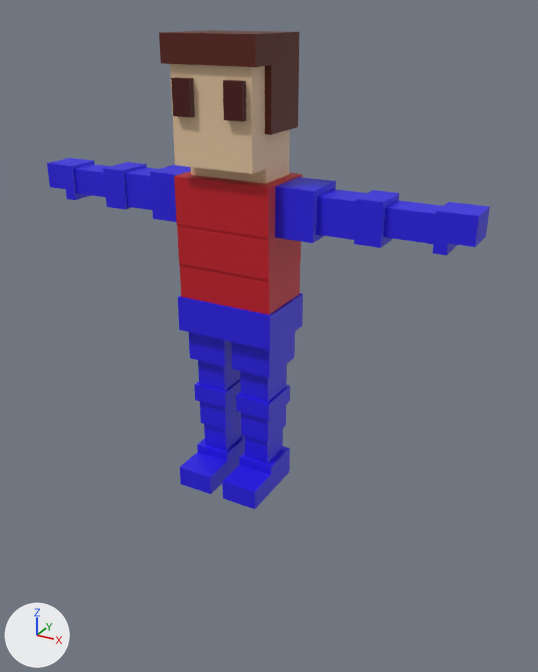
The Blender file Pre/3D/Scenes/Character_V2.blend: old version first, new version second.
One viewpoint serves both versions: a 50 mm camera at (10.51, -17.47, 13.72) aimed at (1.21, -0.55, 5.27). The axes (+X, +Y, +Z) are drawn at lower left. The lights are the same throughout.

The first picture shows 'Body.004', 'Hair.004', 'Hip.004', 'LArm.028', 'LArm.029', 'LArm.030', 'LFoot.007', 'LFoot.008', 'LHand', 'LLeg.044', 'LSholder.007', 'Skin.002'.
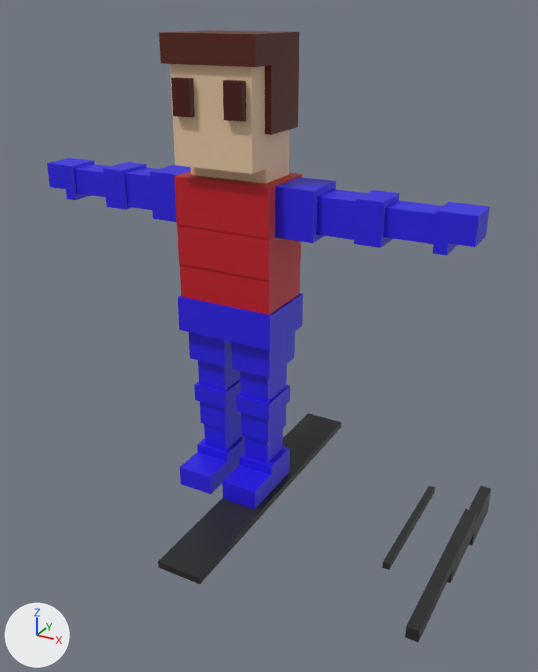
What changed in the scene script:
```text
Add mat_ski:
    mat_ski = principled_material('Ski')
    mat_ski.base_color = (0.0188, 0.0188, 0.0188)  # black #252525
Add me_cube_077:
    me_cube_077.from_pydata(...)  # 24 vertices, 22 faces; spans x -0.12..0.12, y -3.0..2.06, z -0.5..0.36
    me_cube_077.materials.append(mat_ski)  # black #252525
Add ob_rifle:
    ob_rifle = bpy.data.objects.new('Rifle', me_cube_077)
    ob_rifle.location = (7.26, -1.08, 0.73)
    ob_rifle.scale = (1.31, 1.31, 1.31)
Add ob_ski:
    ob_ski = bpy.data.objects.new('Ski', me_cube_017.copy())  # the mesh of ob_ski
    ob_ski.location = (0.88, 0.09, 0.0)
Add ob_skipole:
    ob_skipole = bpy.data.objects.new('SkiPole', me_cube_018.copy())  # the mesh of ob_skipole
    ob_skipole.location = (5.59, 0.0, 0.0)
    ob_skipole.scale = (0.5, 2.0, 0.1)
```

What differs and where, as boxes (x1, y1, x2, y2) in the pictures (538 x 672 px):
'Ski', added (black): after (158, 413, 341, 584)
'Rifle', added (black): after (405, 486, 491, 642)
'SkiPole', added (black): after (382, 486, 435, 570)
